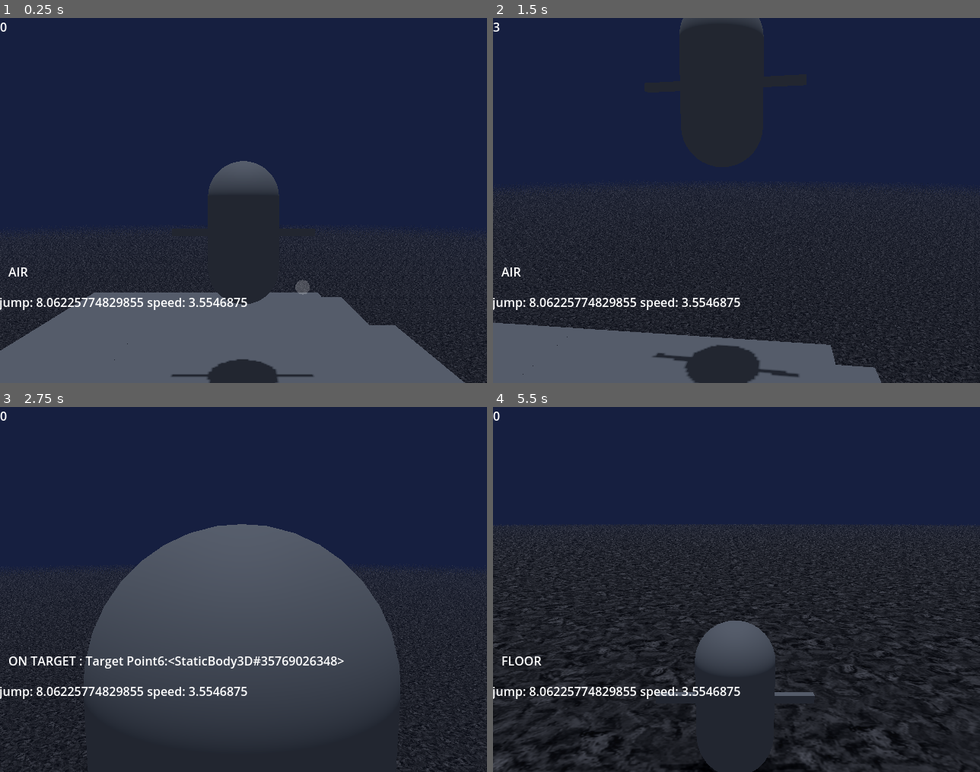
Above: before the commit, frames 1-4 (two rows, left to right).
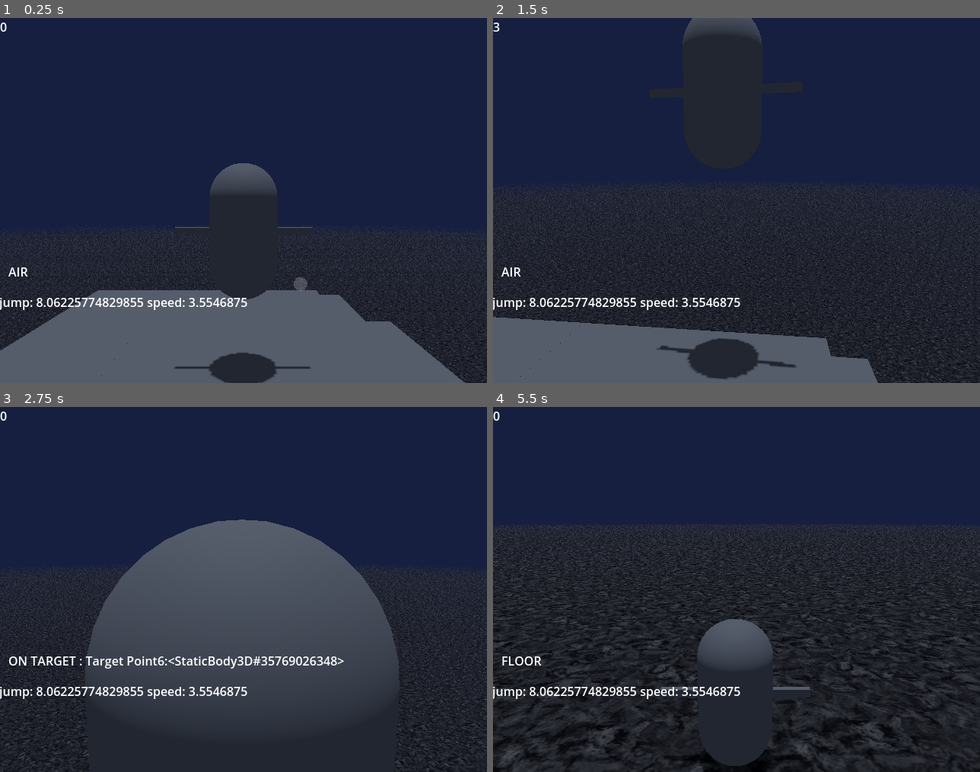
Above: after the commit, the same moments.

Repository: NoahChase/Sly-Cooper--A-Thief-in-Godot
Game: Godot game, scene res://Scenes/Worlds/hazard_room.tscn
Two runs of this game, one before a commit and one after it. Both use one fixed random seed, a clock stepped at 60 frames per second and the inputs below.
Inputs (mouse positions are in pixels of both pictures, inside the frame that each line leads up to):
- Up to frame 1 (0.25 s): no input
- Up to frame 2 (1.5 s): tap Enter (ui_accept) at 0.5, 0.6, 0.77, 1.07 s; move the mouse to (760, 200) at 0.52 s; hold Up (ui_up) from 0.53 s (still down); move the mouse to (712, 200) at 1.27 s; tap Q (circle) at 1.35 s
- Up to frame 3 (2.75 s): keep holding Up (ui_up); tap Enter (ui_accept) at 1.52, 1.55, 1.82, 2.1 s; move the mouse to (253, 582) at 2.02 s
- Up to frame 4 (5.5 s): keep holding Up (ui_up); move the mouse to (731, 596) at 2.77 s; tap Q (circle) at 2.85, 4.35 s; tap Enter (ui_accept) at 3.02, 3.05, 3.32, 3.6, 3.77, 4.07, 4.52, 4.55, 4.82, 5.1 s; move the mouse to (775, 593) at 3.52 s; move the mouse to (697, 585) at 4.27 s; move the mouse to (741, 589) at 5.02 s

The runs differ from the first frame. In frame 1, 2.5% of the frame differs, in the area x 0-100%, y 39-100%; in frame 2, 5.2%; in frame 3, 1.3%; in frame 4, 7.7%, in the area x 0-100%, y 32-100%.

Commit message:
Double Jump Fix
closer to original games, no measurements changed.

Diff:
--- a/Scripts/player__sly.gd
+++ b/Scripts/player__sly.gd
@@ -236,10 +236,10 @@
 			#sly_mesh.anim_tree.set("parameters/Jump/request", 1)
 			air_mult = 1.0
 			speed_mult = 1.0
-			if velocity.y >= 2.75:
+			if velocity.y >= 0:
 				velocity.y += 2.75
 			else:
-				velocity.y += (-velocity.y) + 5.75
+				velocity.y += (-velocity.y/2) + 6.5
 
 
 func apply_target(delta):
@@ -310,7 +310,7 @@
 	var lerp_val
 
 	lerp_val = 0.15
-	var add = 5.25
+	var add = 5.5
 	cam_max = 0
 	cam_min = 0
 	tform_mult = 1
